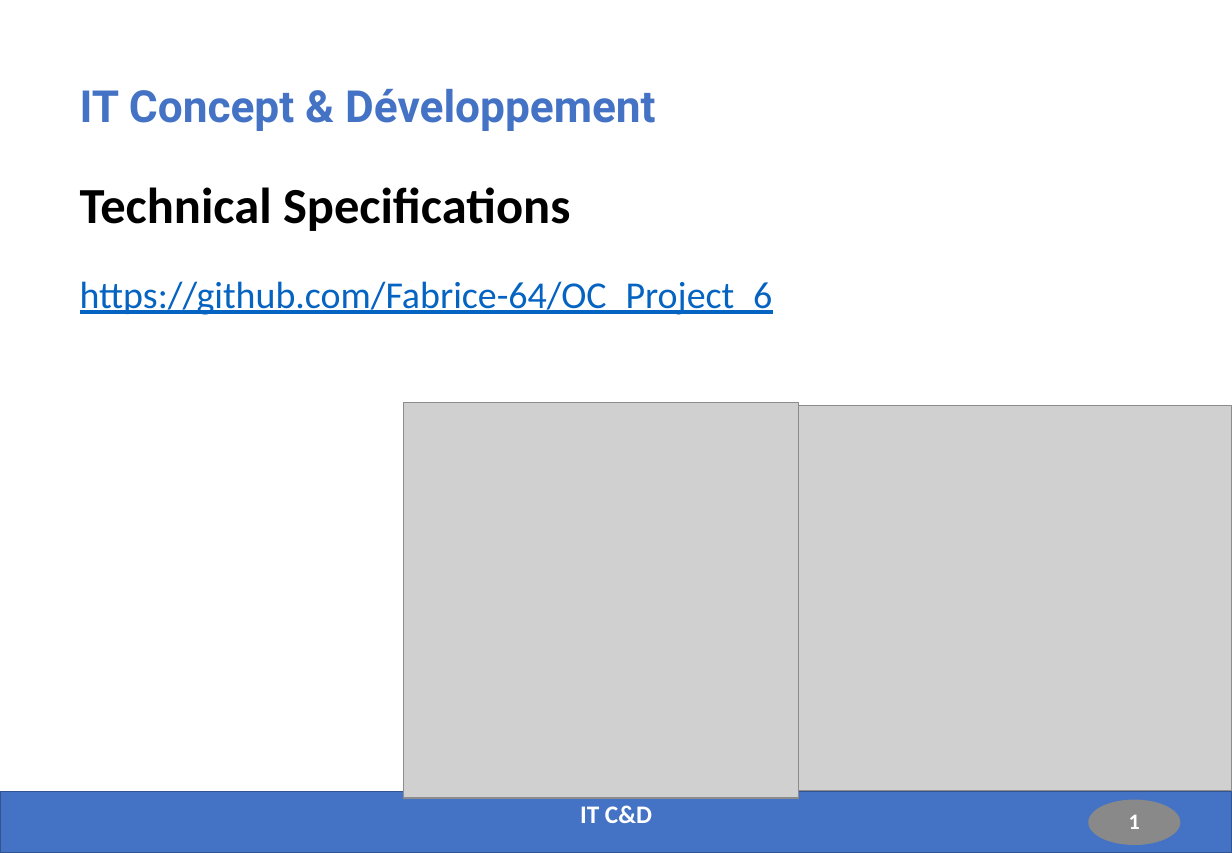
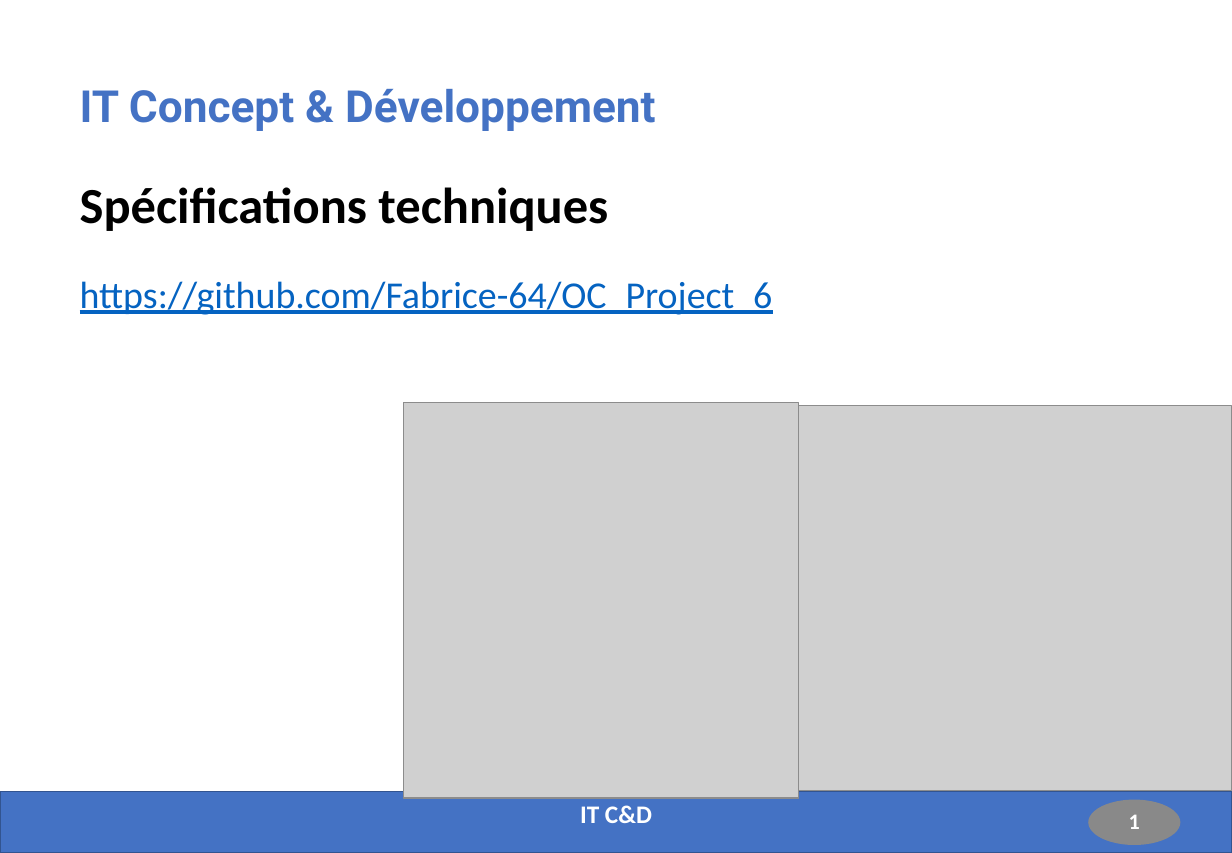
Before and after one commit to Fabrice-64/OC_Project_6, a slide deck: slide 1 of Presentation_Projet_6.pptx. Drawn at 1232x853 pixels with LibreOffice and Linux fonts; fonts in the diff are those of the drawing; grey boxes stand for pictures. Boxes give left, top, right and bottom in pixels: in the first picture for what was removed or moved away, otherwise in the second. Text is boxed around its words. In the diff, an @@ line names an element or a change of style, - is before the commit and + after.

Commit message:
Deliverables for the project presentation

```diff
--- a/Presentation_Projet_6.pptx
+++ b/Presentation_Projet_6.pptx
@@ title at bbox=[80, 89, 773, 315]: text changed @@
-IT Concept & Développement
-Technical Specifications
-https://github.com/Fabrice-64/OC_Project_6
+IT Concept & Développement
+Spécifications techniques
+https://github.com/Fabrice-64/OC_Project_6
```
Also in this commit, not shown: 3 other slides changed, 5 slides added, 3 slides removed, 16 other files.
